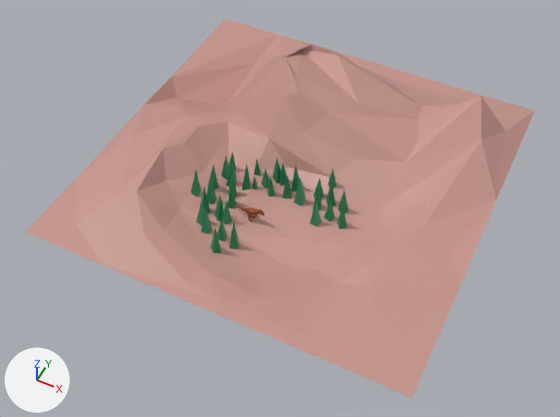
An edit to the Blender file Section3/Dinosaur.blend, drawn before and after from the same camera.
Rendered twice from a 50 mm lens placed at (36.2, -79.0, 87.3), pointed at (0.1, -6.8, -2.9). Every picture has the same lights, and +X, +Y and +Z are marked at lower left.

Names of what the first picture shows: 'Landscape', 'Tree.002', 'Tree.003', 'Tree.006', 'Tree.008', 'Tree.014', 'Tree.016'.
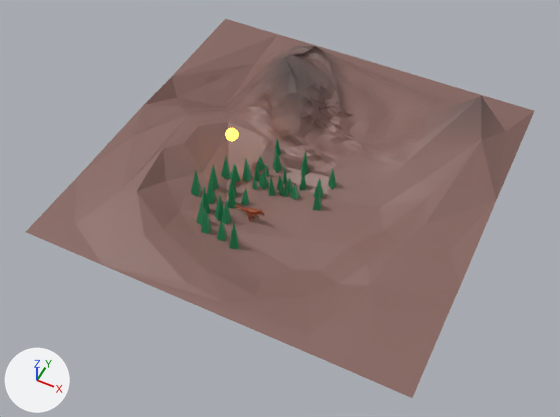
Edits to the bpy script that builds the scene:
```text
Change mat_ground:
    add n2 = _N.new('ShaderNodeTexCoord'); n2.name = 'Texture Coordinate'
    add n1 = _N.new('ShaderNodeOutputMaterial'); n1.name = 'Material Output'
    add n3 = _N.new('ShaderNodeSeparateXYZ'); n3.name = 'Separate XYZ'
    add n4 = _N.new('ShaderNodeValToRGB'); n4.name = 'ColorRamp'
    add while len(n4.color_ramp.elements) > 1: n4.color_ramp.elements.remove(n4.color_ramp.elements[-1])
    add n4.color_ramp.elements[0].position = 0.109; n4.color_ramp.elements[0].color = (0.244, 0.133, 0.116, 1.0)
    add _e = n4.color_ramp.elements.new(0.348); _e.color = (0.0571, 0.0525, 0.0519, 1.0)
    add _e = n4.color_ramp.elements.new(0.545); _e.color = (1.0, 1.0, 1.0, 1.0)
    where n0 = _N.new('ShaderNodeBsdfPrincipled'); n0.name = 'Principled BSDF'
    remove n0.inputs[0].default_value = (0.568, 0.303, 0.263, 1.0)  # 'Base Color', pink #c7968c
    remove n1 = _N.new('ShaderNodeOutputMaterial'); n1.name = 'Material Output'
    add _L.new(n2.outputs[3], n3.inputs[0])  # 'Object' to 'Vector'
    add _L.new(n3.outputs[2], n4.inputs[0])  # 'Z' to 'Factor'
    add _L.new(n4.outputs[0], n0.inputs[0])  # 'Color' to 'Base Color'
Add mat_material_001:
    mat_material_001 = principled_material('Material.001')
    mat_material_001.base_color = (0.8, 0.372, 0.0403)  # orange #e7a439
    mat_material_001.emission_color = (0.957, 0.51, 0.0363)  # orange #fabd36
    mat_material_001.emission_strength = 6.0
Change me_grid_001:
    used by ob_landscape; location = (0.0, 0.0, 0.0); scale = (30.0, 30.0, 30.0)
    remove me_grid_001.from_pydata(...)  # 108 vertices, 196 faces; spans x -1.0..1.0, y -1.0..1.0, z -0.15..0.33
    add me_grid_001.from_pydata(...)  # 6429 vertices, 12544 faces; spans x -1.0..1.0, y -1.0..1.0, z -0.15..0.33
    me_grid_001 part 1: 1 vertex moved within x -0.13, y 0.25, z 0.28; 15 vertices removed from x -0.45..0.47, y 0.07..0.75, z 0.06..0.29; 6336 vertices added at x -1.0..1.0, y -1.0..1.0, z -0.14..0.32
Add me_sphere:
    me_sphere.from_pydata(...)  # a UV sphere (32 segments, 16 rings, poles along z) spanning x -1.0..1.0, y -1.0..1.0, z -1.0..1.0
    me_sphere.materials.append(mat_material_001)  # orange #e7a439
Change ob_landscape:
    add _m = ob_landscape.modifiers.new('Decimate', 'DECIMATE')
    add _m.ratio = 0.127
Change ob_tree_002:
    ob_tree_002.location: (0.2, -4.5, -2.2) -> (0.0, -4.6, -2.2)
    ob_tree_002.scale: (1.0, 1.0, 1.0) -> (0.487, 0.487, 0.783)
Change ob_tree_003:
    ob_tree_003.location: (2.7, -4.9, -2.3) -> (1.5, -4.3, -1.9)
    ob_tree_003.scale: (1.0, 1.0, 1.24) -> (0.79, 0.789, 0.666)
Change ob_tree_006:
    ob_tree_006.location: (7.2, -3.3, -2.3) -> (-4.3, 1.3, -1.8)
Change ob_tree_008:
    ob_tree_008.location: (6.6, -7.7, -2.6) -> (-6.8, -4.4, -2.6)
Change ob_tree_014:
    ob_tree_014.location: (-2.6, -2.2, -2.5) -> (-3.4, -0.5, -2.5)
Change ob_tree_016:
    ob_tree_016.location: (-2.1, -5.3, -3.3) -> (-2.1, -5.2, -3.7)
Add ob_tree_034:
    ob_tree_034 = bpy.data.objects.new('Tree.034', me_cone)
    ob_tree_034.location = (-0.8, -4.6, -2.6)
    ob_tree_034.rotation_euler = (0.0, 0.0, 0.393)  # degrees (0, 0, 23)
    ob_tree_034.scale = (0.493, 0.493, 0.734)
Add ob_star:
    ob_star = bpy.data.objects.new('Star', me_sphere)
    ob_star.location = (-10.1, -3.1, 5.3)
```

Changed parts and their boxes (x1, y1, x2, y2) in the pictures (560 x 417 px):
'Landscape', surface changed, reshaped, modifiers changed (pink to brown)
    both: (26, 19, 534, 398)
'Tree.008', moved
    before: (310, 201, 321, 227)
    after: (242, 159, 252, 182)
'Tree.003', moved, rescaled (15% narrower, 43% shorter)
    before: (294, 177, 306, 206)
    after: (290, 184, 300, 200)
'Tree.014', moved
    before: (272, 159, 281, 183)
    after: (273, 149, 282, 173)
'Tree.006', moved
    before: (326, 181, 336, 206)
    after: (275, 138, 281, 155)
'Tree.002', moved, rescaled
    before: (282, 175, 292, 199)
    after: (283, 182, 288, 197)
'Star', added
    after: (225, 128, 238, 141)
'Tree.016', moved
    before: (267, 175, 275, 197)
    after: (268, 178, 275, 196)
'Tree.034', added
    after: (279, 181, 284, 195)
part 1 of me_grid_001, built on
    before: (228, 44, 481, 177)
    after: (26, 19, 534, 398)
